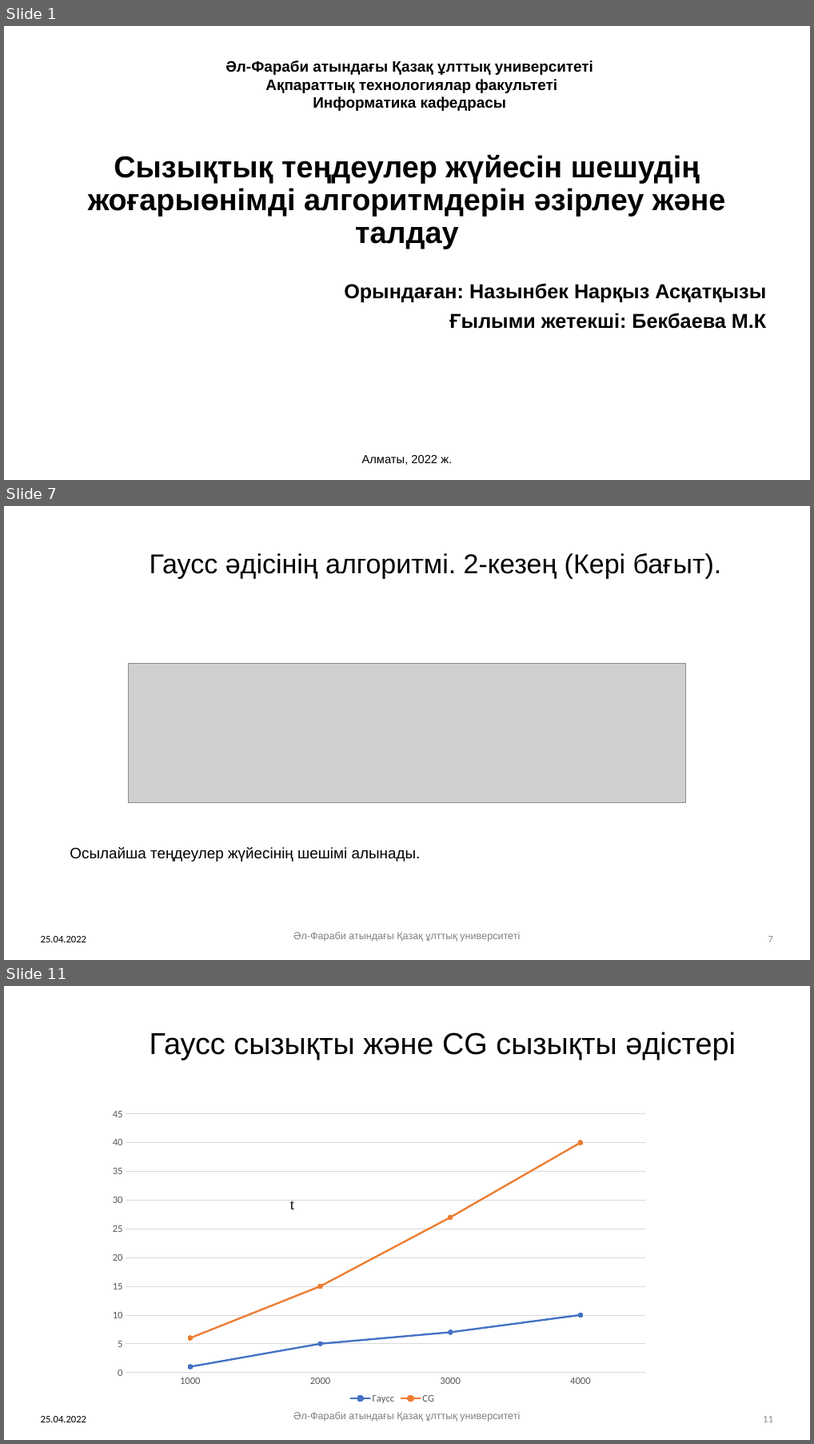
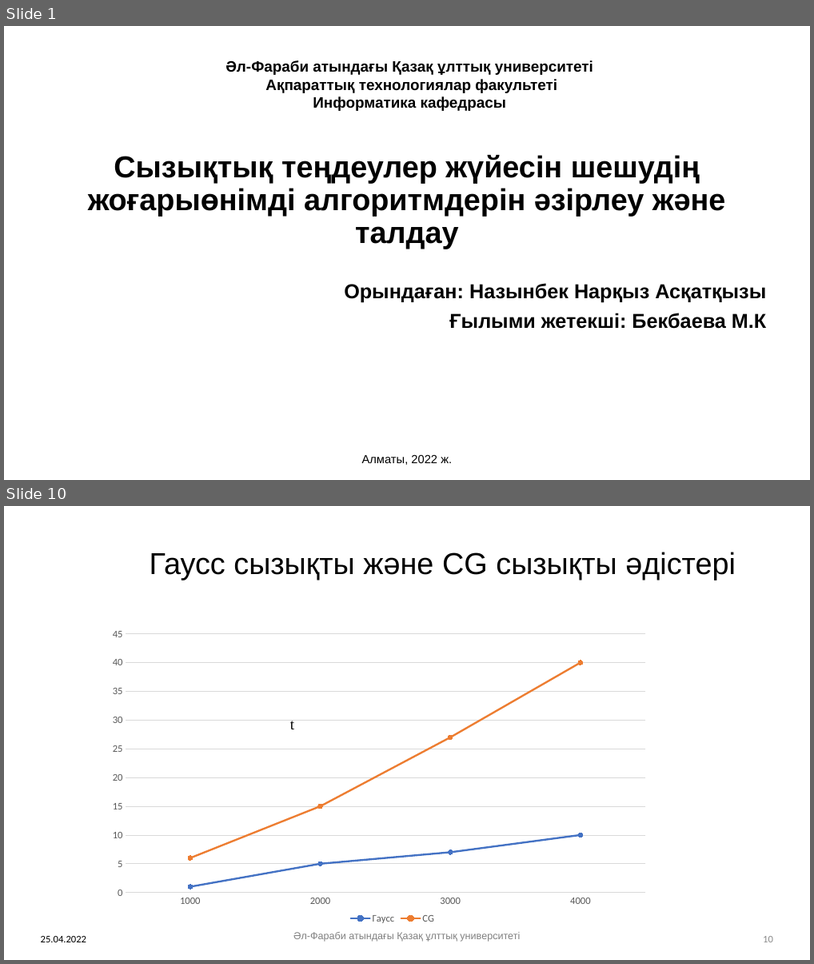
Before and after one commit to Narqyz/satj, a slide deck: Пример каз.pptx. Shown one above the other, each under a label of ours: slides 1, 7 and 11 before the commit, slides 1 and 10 after it; the slides between them are not shown. The pictures are 814x1444 and 814x964 pixels, drawn with LibreOffice and Linux fonts; fonts in the diff are those of the drawing; grey boxes stand for pictures; background and template pictures are left out. Boxes give left, top, right and bottom in pixels: in the first picture for what was removed or moved away, otherwise in the second. Text is boxed around its words. In the diff, an @@ line names an element or a change of style, - is before the commit and + after.

Commit message:
слайд Гаусс әдісі обновлен

```diff
--- a/Пример каз.pptx
+++ b/Пример каз.pptx
@@ slide 7 removed at (4,506,810,960), background #FFFFFF @@
@@ title removed at (150,553,722,579) @@
-Гаусс әдісінің алгоритмі. 2-кезең (Кері бағыт).
@@ picture removed at (128,664,686,802) @@
@@ text removed at (70,847,421,861) @@
-Осылайша теңдеулер жүйесінің шешімі алынады.
@@ text removed at (41,936,86,942) @@
-25.04.2022
@@ text removed at (294,932,520,941) @@
-Әл-Фараби атындағы Қазақ ұлттық университеті
@@ page number removed at (769,936,774,942) @@
-7
@@ what was slide 11 is now slide 10 @@
@@ page number at (763,936,774,942): text changed @@
-11
+10
```
Also in this commit, not shown: 11 slides changed.
